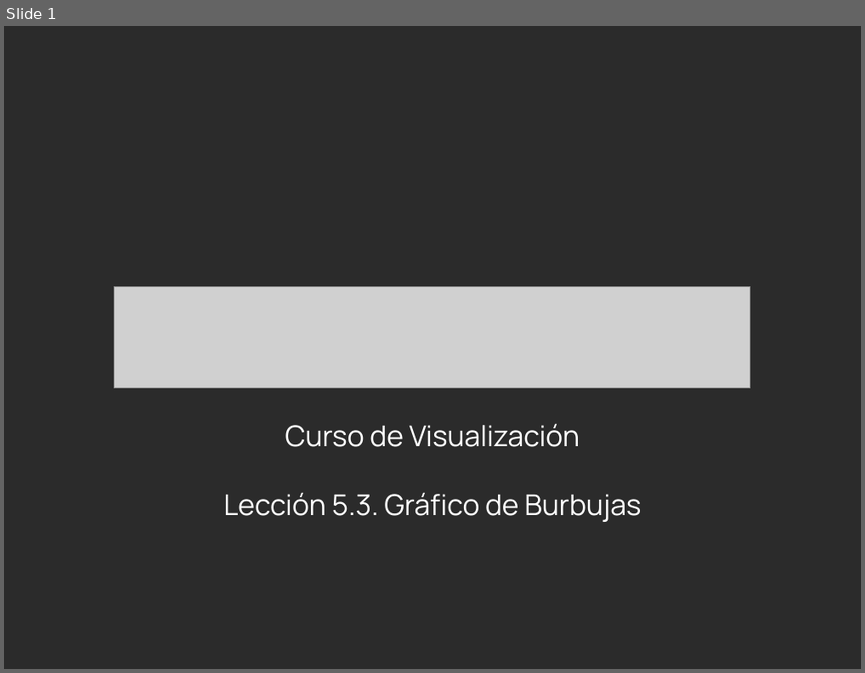
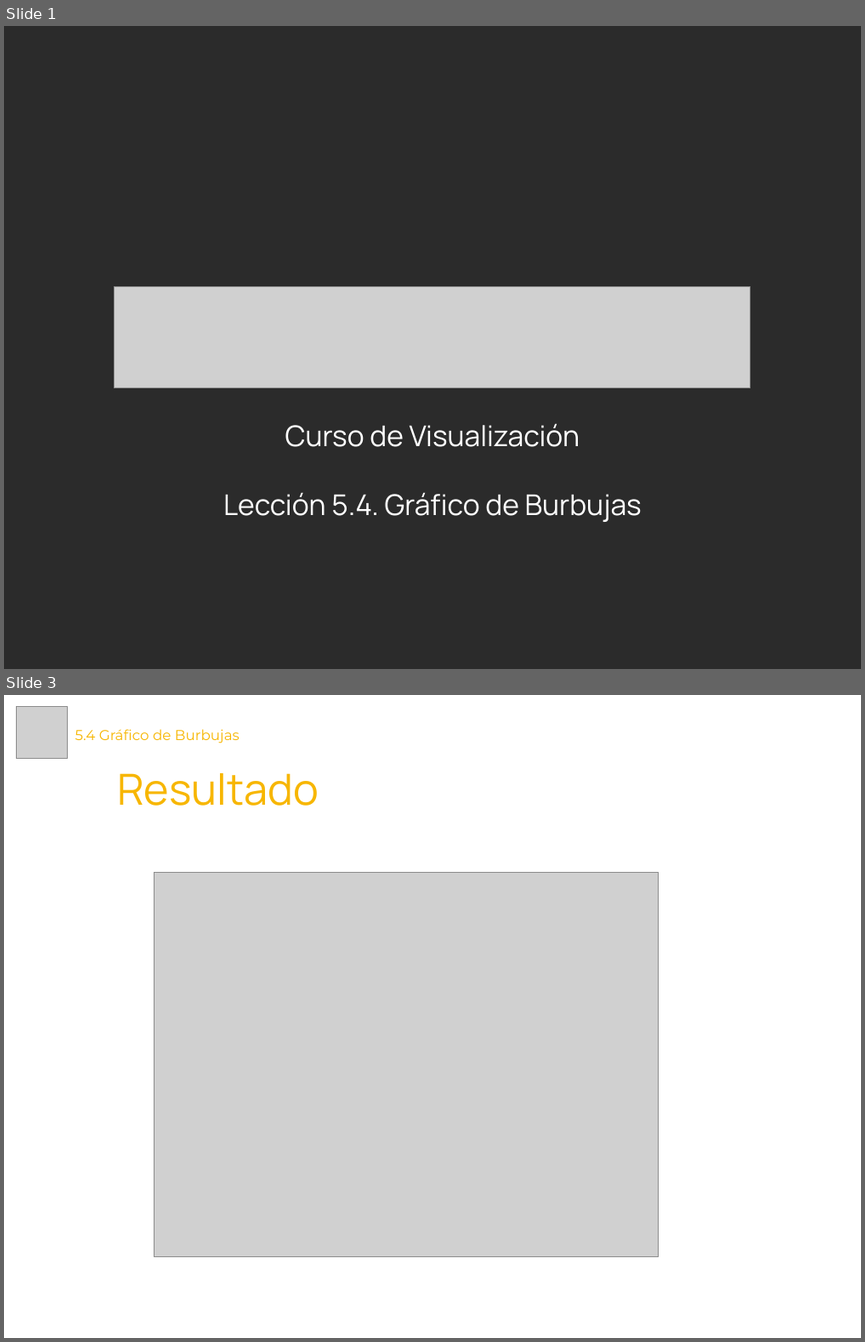
Before and after one commit to Laboratoria/curriculum, a slide deck: 18-data-visualization/Contenido Semana 2/5.4. Presentación - Gráfico de Burbujas.pptx. Shown one above the other, each under a label of ours: slide 1 before the commit, slides 1 and 3 after it; the slides between them are not shown. The pictures are 865x673 and 865x1342 pixels, drawn with LibreOffice and Linux fonts; fonts in the diff are those of the drawing; grey boxes stand for pictures; background and template pictures are left out; a plain dark background stands for a picture behind light text. Boxes give left, top, right and bottom in pixels: in the first picture for what was removed or moved away, otherwise in the second. Text is boxed around its words. In the diff, an @@ line names an element or a change of style, - is before the commit and + after.

```diff
--- a/18-data-visualization/Contenido Semana 2/5.4. Presentación - Gráfico de Burbujas.pptx
+++ b/18-data-visualization/Contenido Semana 2/5.4. Presentación - Gráfico de Burbujas.pptx
@@ slide 3 added at (4, 695, 861, 1338), background #FFFFFF @@
@@ picture added at (16, 707, 68, 759) @@
@@ title added at (75, 729, 239, 743), 12 pt, text #F7B600 @@
+5.4 Gráfico de Burbujas
@@ text added at (117, 773, 318, 805), 36 pt, text #F7B600 @@
+Resultado
@@ picture added at (154, 873, 658, 1256) @@
@@ slide 1 changed as well @@
@@ subtitle at (223, 492, 642, 522): text changed @@
-Lección 5.3. Gráfico de Burbujas
+Lección 5.4. Gráfico de Burbujas
```
Also in this commit, not shown: 1 other slide changed, 2 other slides added, 1 slide removed, 10 other files.
